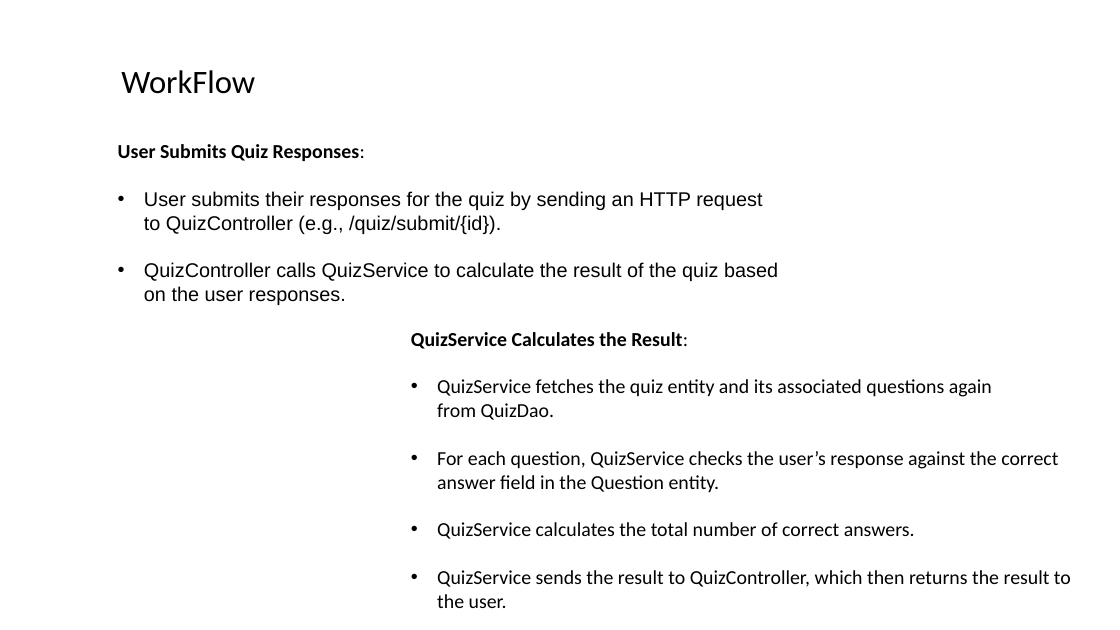
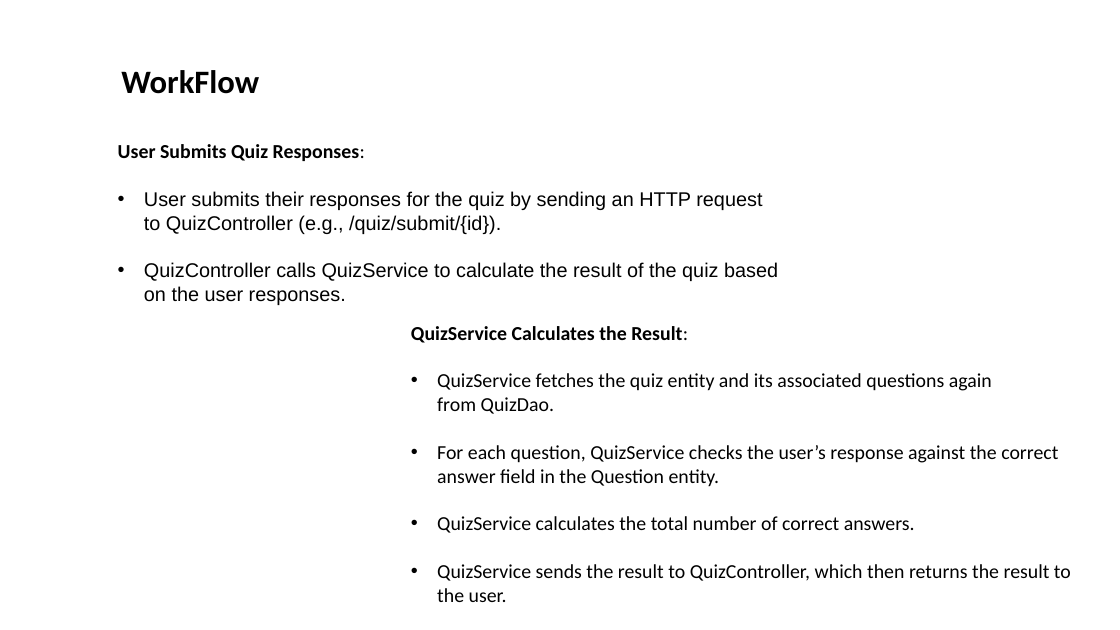
Before and after one commit to priyasdamodharan/QuizApp, a slide deck: slide 11 of QuizApplication.pptx. Drawn at 1120x630 pixels with LibreOffice and Linux fonts; fonts in the diff are those of the drawing. Boxes give left, top, right and bottom in pixels: in the first picture for what was removed or moved away, otherwise in the second. Text is boxed around its words. In the diff, an @@ line names an element or a change of style, - is before the commit and + after.

```diff
--- a/QuizApplication.pptx
+++ b/QuizApplication.pptx
@@ text "WorkFlow" at [121, 70, 259, 94]: bold on @@
@@ text "QuizService Calculates the Result:": place and size @@
-text "QuizService Calculates the Result:" at [411, 332, 1071, 608]
+text "QuizService Calculates the Result:" at [411, 326, 1071, 602]
```
Also in this commit, not shown: 6 other slides changed.
